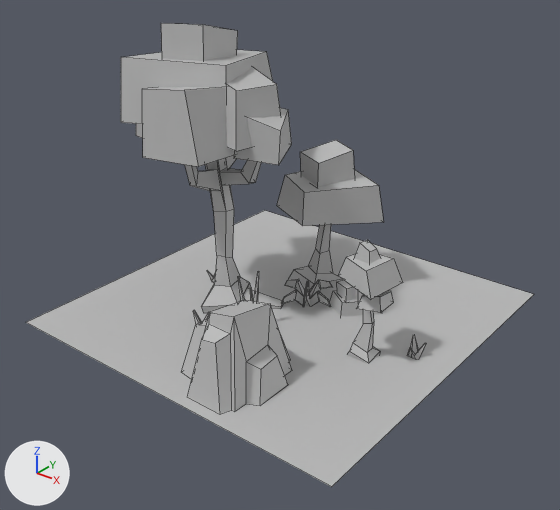
One commit to the FBX model Fire/Assets/SimpleApocalypse/_Models/Environment/SA_Env_ForestTile_03.fbx: the scene before it, then after it.
The view is the same before and after, from a camera (50 mm lens) standing at (0.248, -0.146, 0.16) and looking at (0.08, 0.063, 0.03). Every picture has the same lights, and +X, +Y and +Z are marked at lower left. Mesh edges are drawn as thin lines. Where no turn or scale is listed for an object, it has been applied to the vertices.

In view in the first picture: 'SA_Env_ForestTile_03'.
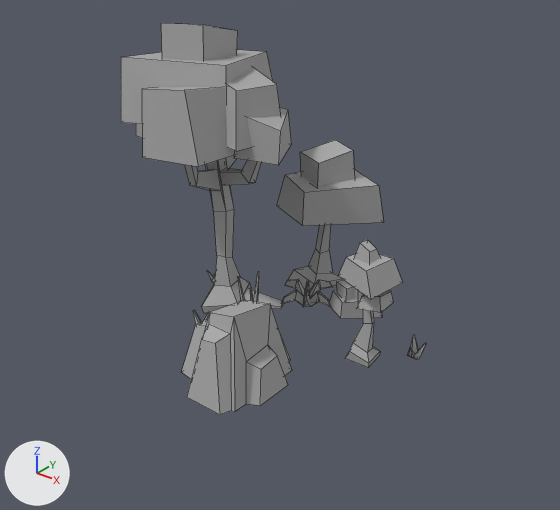
The newer file is also rescaled (x0.1) as a whole; pictures and numbers use the older file's frame.

Boxes (x1, y1, x2, y2) around the edits, measured in the pictures (560 x 510 px):
```json
{"object": "SA_Env_ForestTile_03", "change": "reshaped", "before": [26, 23, 534, 487], "after": [121, 23, 426, 415], "on screen": "40% narrower, 15% shorter"}
{"part": 1, "of": "me_mesh", "change": "deleted", "before": [26, 210, 534, 487]}
```

Edits to the scene script, one JSON object a line:
```json
{"block": "me_mesh", "where": "me_mesh.from_pydata(...)  # 464 vertices, 367 faces; spans x 0.0..0.15, y 0.0..0.15, z -0.0019..0.1135"}
{"block": "me_mesh", "where": "# used by ob_sa_env_foresttile_03; location = (0.0, 0.0, 0.0)"}
{"block": "me_mesh", "change": "me_mesh part 1: the loose piece of 4 vertices spanning x 0.0..0.15, y 0.0..0.15, z 0.0 is deleted"}
```
